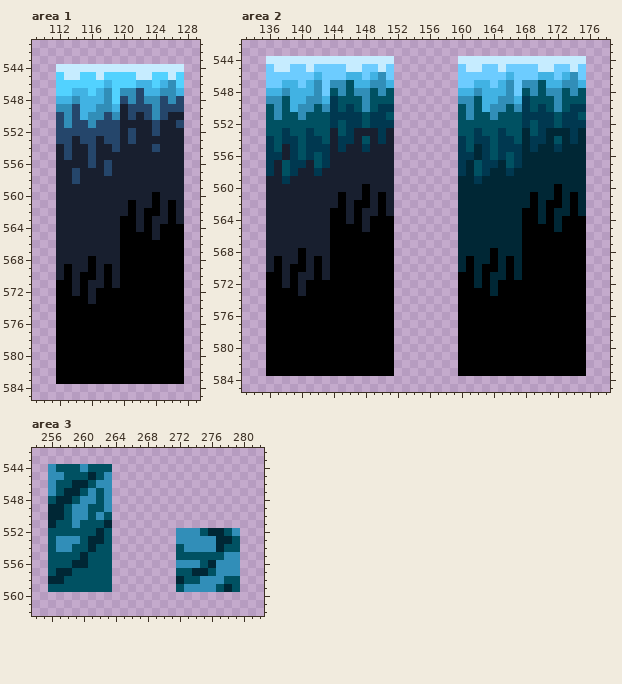
File history of a pixel-art file, concept/art/tests.aseprite. The picture above is the old version.
512x1024 pixels, 1 frame. Shown: area 1: x 109..129, y 541..585; area 2: x 133..178, y 542..585; area 3: x 254..282, y 542..562. The commit also changed other parts of the picture, which this record leaves out.
The same view after the edit:
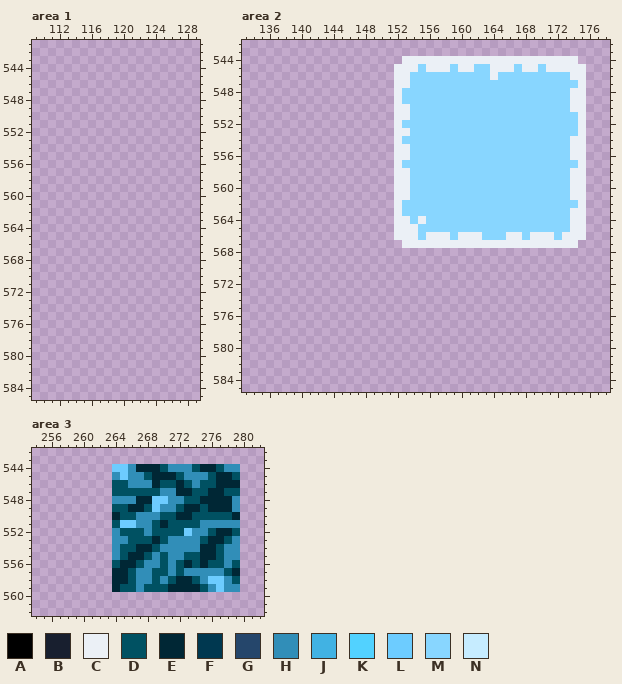
Palette (. is transparent): A #000000  B #181f2f  C #ebf0f6  D #005162  E #002735  F #003850  G #25466b  H #318eb8  J #41b2e3  K #52d2ff  L #6dccff  M #88d6ff  N #c6ecff
From old to new:
Changed rows in their new state; - is an unchanged pixel.
Area 1, layer "Layer 3":
first column x 112:
544 ................
545 ................
546 ................
547 ................
548 ................
549 ................
550 ................
551 ................
552 ................
553 ................
554 ................
555 ................
556 ................
557 ................
558 ................
559 ................
560 ................
561 ................
562 ................
563 ................
564 ................
565 ................
566 ................
567 ................
568 ................
569 ................
570 ................
571 ................
572 ................
573 ................
574 ................
575 ................
576 ................
577 ................
578 ................
579 ................
580 ................
581 ................
582 ................
583 ................
Area 2, layer "Layer 3":
first column x 136:
544 ................-CCCCCCCCCCCCCCCCCCCCCC.
545 ................CCCMCCCMCCMMCCCMCCMCCCCC
546 ................CCMMMMMMMMMMCMMMMMMMMMCC
547 ................CCMMMMMMMMMMMMMMMMMMMMMC
548 ................CMMMMMMMMMMMMMMMMMMMMMCC
549 ................CMMMMMMMMMMMMMMMMMMMMMCC
550 ................CCMMMMMMMMMMMMMMMMMMMMCC
551 ................CCMMMMMMMMMMMMMMMMMMMMMC
552 ................CMMMMMMMMMMMMMMMMMMMMMMC
553 ................CCMMMMMMMMMMMMMMMMMMMMMC
554 ................CMMMMMMMMMMMMMMMMMMMMMCC
555 ................CCMMMMMMMMMMMMMMMMMMMMCC
556 ................CCMMMMMMMMMMMMMMMMMMMMCC
557 ................CMMMMMMMMMMMMMMMMMMMMMMC
558 ................CCMMMMMMMMMMMMMMMMMMMMCC
559 ................CCMMMMMMMMMMMMMMMMMMMMCC
560 ................CCMMMMMMMMMMMMMMMMMMMMCC
561 ................CCMMMMMMMMMMMMMMMMMMMMCC
562 ................CMMMMMMMMMMMMMMMMMMMMMMC
563 ................CMMMMMMMMMMMMMMMMMMMMMCC
564 ................CCMCMMMMMMMMMMMMMMMMMMCC
565 ................CCCMMMMMMMMMMMMMMMMMMMCC
566 ................CCCMCCCMCCCMMMCCMCCCMCCC
567 ................-CCCCCCCCCCCCCCCCCCCCCC.
568 ................--------................
569 ................--------................
570 ................--------................
571 ................--------................
572 ................--------................
573 ................--------................
574 ................--------................
575 ................--------................
576 ................--------................
577 ................--------................
578 ................--------................
579 ................--------................
580 ................--------................
581 ................--------................
582 ................--------................
583 ................--------................
Area 3, layer "Layer 3":
first column x 256:
544 ........LLHEEEDHHHDEEDHH
545 ........HLHHDEEEDHHHDEED
546 ........DDHHHEDDEDHDDEEE
547 ........DDDDDDHHEEDDEEDD
548 ........HHHEELLHHDDEEEEH
549 ........DDEEDLHHDEEDEEEH
550 ........EDDHHHDDEEDDDDDE
551 ........DLLHHDEDDDDHHHHH
552 ........HDDDHDDDDL-HD-ED
553 ........HHDDDEDH---DE-DH
554 ........HDDEEDHHH--EEDHH
555 ........HDEEDHDHH--EE---
556 ........DEEDHHDHDEDEDD-D
557 ........EEDHHDDH-HHHH-DE
558 ........EEDHHDHD-E--LLH-
559 ........EDDHDDDEEEED-LHH
Pixel boxes of the changes (left, top, right, bottom) in both pictures:
erased: (56, 64, 184, 384)
changed: (266, 56, 586, 376)
changed: (48, 464, 240, 592)
